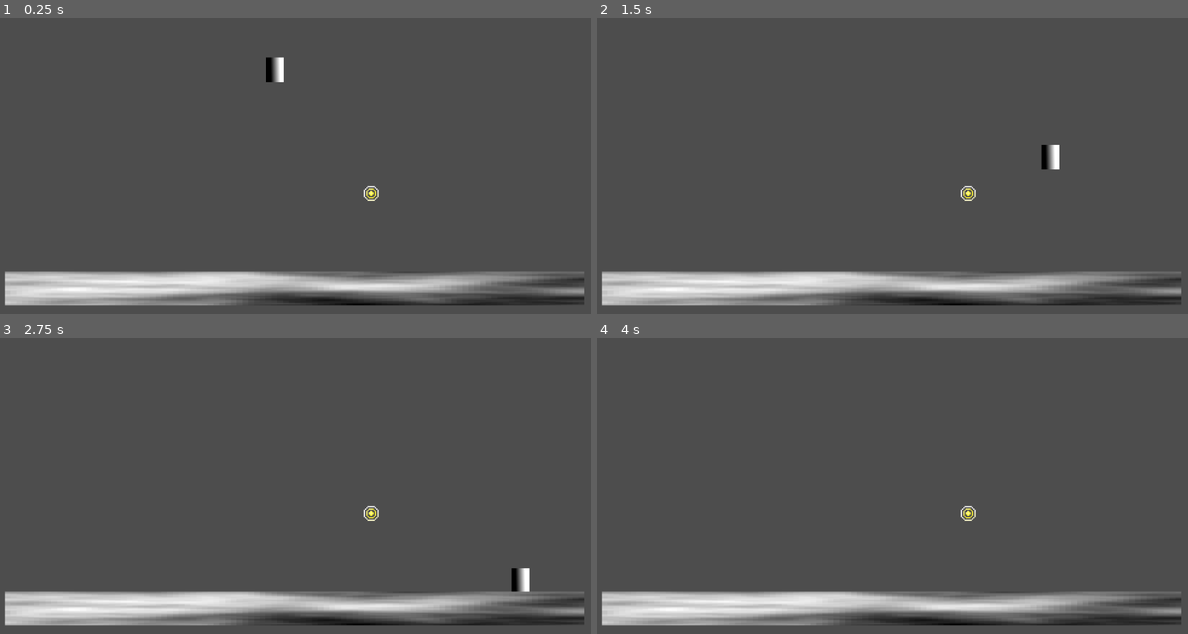
Above: before the commit, frames 1-4 (two rows, left to right).
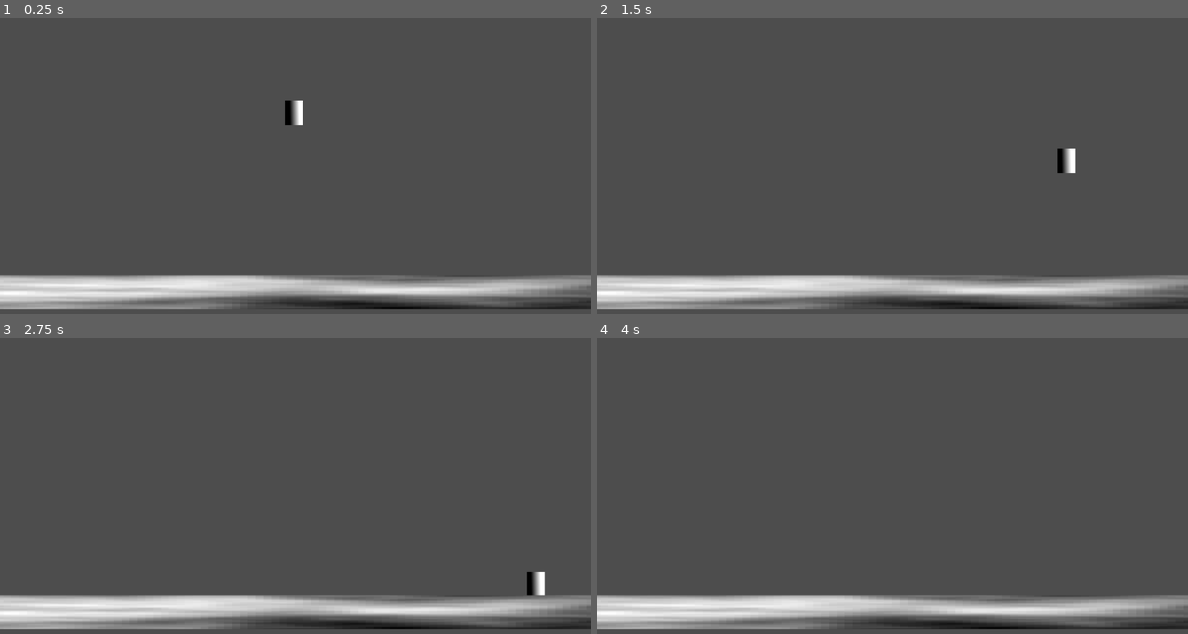
Above: after the commit, the same moments.

Repository: ManechLepage/PlatformerJam
Game: Godot game, scene res://Scenes/main.tscn
Two runs of this game, one before a commit and one after it. Both use one fixed random seed, a clock stepped at 60 frames per second and the inputs below.
Inputs (mouse positions are in pixels of both pictures, inside the frame that each line leads up to):
- Up to frame 1 (0.25 s): no input
- Up to frame 2 (1.5 s): move the mouse to (1022, 130) at 0.52 s; hold Right (Right) from 0.53 s (still down); tap Z (Meditate, bound only after the commit) at 0.6 s; tap W (Jump) at 0.77 s; move the mouse to (774, 166) at 1.27 s; click (774, 166) at 1.35 s
- Up to frame 3 (2.75 s): tap W (Jump) at 1.52 s; move the mouse to (354, 394) at 2.02 s; release Right (Right) at 2.03 s; hold Left (Left) from 2.03 s (still down); tap Z (Meditate, bound only after the commit) at 2.1 s
- Up to frame 4 (4 s): move the mouse to (862, 533) at 2.77 s; release Left (Left) at 2.78 s; hold Right (Right) from 2.78 s (still down); click (862, 533) at 2.85 s; tap W (Jump) at 3.02, 3.77 s; move the mouse to (1069, 518) at 3.52 s; tap Z (Meditate, bound only after the commit) at 3.6 s

The runs differ from the first frame. In frame 1, 8.3% of the frame differs, in the area x 0-100%, y 13-99%; in frame 2, 8.2%; in frame 3, 8.2%; in frame 4, 7.8%.

Commit message:
fas

Diff:
--- a/platformer-jam/Scenes/Player/player.tscn
+++ b/platformer-jam/Scenes/Player/player.tscn
@@ -22,6 +22,7 @@
 size = Vector2(30, 40)
 
 [node name="Player" type="CharacterBody2D" unique_id=1898798850]
+collision_layer = 3
 script = ExtResource("1_a3d8c")
 
 [node name="Sprite2D" type="Sprite2D" parent="." unique_id=1332544209]
@@ -47,7 +48,6 @@
 run = NodePath("../Running")
 fall = NodePath("../Fall")
 meditate_idle = NodePath("../MeditateIdle")
-friction = null
 
 [node name="Fall" type="Node" parent="StateMachine" unique_id=2110054641 node_paths=PackedStringArray("run", "idle")]
 script = ExtResource("5_0u5uq")
--- /dev/null
+++ b/platformer-jam/Scenes/Rooms/Tower1/room1.tscn
@@ -0,0 +1,11 @@
+[gd_scene format=3 uid="uid://cjh22wy576j4w"]
+
+[ext_resource type="PackedScene" uid="uid://dmosabcgkit6v" path="res://Scenes/Rooms/room.tscn" id="1_nwy7d"]
+
+[node name="Room" unique_id=197990627 instance=ExtResource("1_nwy7d")]
+
+[node name="RoomTrigger" parent="Offset/RoomTriggers" parent_id_path=PackedInt32Array(281844601) index="0" unique_id=174834819]
+position = Vector2(530, 167)
+room_name = "1"
+
+[editable path="Offset/RoomTriggers/RoomTrigger"]
--- /dev/null
+++ b/platformer-jam/Scenes/Rooms/Tower1/room2.tscn
@@ -0,0 +1,37 @@
+[gd_scene format=3 uid="uid://qhvhw4i0ygvc"]
+
+[ext_resource type="PackedScene" uid="uid://dmosabcgkit6v" path="res://Scenes/Rooms/room.tscn" id="1_n4yhi"]
+
+[sub_resource type="FastNoiseLite" id="FastNoiseLite_57qmd"]
+
+[sub_resource type="NoiseTexture2D" id="NoiseTexture2D_7fk0y"]
+width = 100
+height = 100
+noise = SubResource("FastNoiseLite_57qmd")
+
+[sub_resource type="RectangleShape2D" id="RectangleShape2D_x7265"]
+size = Vector2(940, 53)
+
+[node name="Room" unique_id=197990627 instance=ExtResource("1_n4yhi")]
+
+[node name="Offset" parent="." index="0" unique_id=652906693]
+position = Vector2(961, 0)
+
+[node name="RoomTrigger" parent="Offset/RoomTriggers" parent_id_path=PackedInt32Array(281844601) index="0" unique_id=174834819]
+position = Vector2(-542, 167)
+room_name = "0"
+
+[node name="StaticBody2D2" type="StaticBody2D" parent="Offset/Obstables" parent_id_path=PackedInt32Array(457880380) index="1" unique_id=1864443540]
+position = Vector2(-33.000004, -290.99997)
+scale = Vector2(1.3599995, 1)
+
+[node name="Sprite" type="Sprite2D" parent="Offset/Obstables/StaticBody2D2" index="0" unique_id=1158180473]
+position = Vector2(42.5, 22.5)
+scale = Vector2(9.41, 0.55)
+texture = SubResource("NoiseTexture2D_7fk0y")
+
+[node name="CollisionShape2D" type="CollisionShape2D" parent="Offset/Obstables/StaticBody2D2" index="1" unique_id=1493925413]
+position = Vector2(41, 23.5)
+shape = SubResource("RectangleShape2D_x7265")
+
+[editable path="Offset/RoomTriggers/RoomTrigger"]
--- /dev/null
+++ b/platformer-jam/Scenes/Rooms/room.tscn
@@ -0,0 +1,52 @@
+[gd_scene format=3 uid="uid://dmosabcgkit6v"]
+
+[ext_resource type="Script" uid="uid://cdpq4m5itvhvc" path="res://Scripts/Room/room.gd" id="1_7fk0y"]
+[ext_resource type="Script" uid="uid://7j6kmuhpbc3h" path="res://Scripts/camera.gd" id="2_dyxu8"]
+[ext_resource type="PackedScene" uid="uid://d3064a5ui58k2" path="res://Scenes/Rooms/room_trigger.tscn" id="2_x7265"]
+
+[sub_resource type="RectangleShape2D" id="RectangleShape2D_dyxu8"]
+size = Vector2(22, 124)
+
+[sub_resource type="FastNoiseLite" id="FastNoiseLite_57qmd"]
+
+[sub_resource type="NoiseTexture2D" id="NoiseTexture2D_7fk0y"]
+width = 100
+height = 100
+noise = SubResource("FastNoiseLite_57qmd")
+
+[sub_resource type="RectangleShape2D" id="RectangleShape2D_x7265"]
+size = Vector2(940, 53)
+
+[node name="Room" type="Node2D" unique_id=197990627]
+script = ExtResource("1_7fk0y")
+
+[node name="Offset" type="Node2D" parent="." unique_id=652906693]
+
+[node name="Camera2D" type="Camera2D" parent="Offset" unique_id=946351804 groups=["Camera"]]
+script = ExtResource("2_dyxu8")
+
+[node name="RoomTriggers" type="Node2D" parent="Offset" unique_id=281844601]
+
+[node name="RoomTrigger" parent="Offset/RoomTriggers" unique_id=174834819 instance=ExtResource("2_x7265")]
+position = Vector2(481, 167)
+
+[node name="CollisionShape2D" parent="Offset/RoomTriggers/RoomTrigger" index="0" unique_id=449186360]
+position = Vector2(-1, -23)
+shape = SubResource("RectangleShape2D_dyxu8")
+
+[node name="Obstables" type="Node2D" parent="Offset" unique_id=457880380]
+
+[node name="StaticBody2D" type="StaticBody2D" parent="Offset/Obstables" unique_id=746778874]
+position = Vector2(-33, 212)
+scale = Vector2(1.3599995, 1)
+
+[node name="Sprite" type="Sprite2D" parent="Offset/Obstables/StaticBody2D" unique_id=1306923116]
+position = Vector2(42.5, 22.5)
+scale = Vector2(9.41, 0.55)
+texture = SubResource("NoiseTexture2D_7fk0y")
+
+[node name="CollisionShape2D" type="CollisionShape2D" parent="Offset/Obstables/StaticBody2D" unique_id=2135583097]
+position = Vector2(41, 23.5)
+shape = SubResource("RectangleShape2D_x7265")
+
+[editable path="Offset/RoomTriggers/RoomTrigger"]
--- /dev/null
+++ b/platformer-jam/Scenes/Rooms/room_trigger.tscn
@@ -0,0 +1,15 @@
+[gd_scene format=3 uid="uid://d3064a5ui58k2"]
+
+[ext_resource type="Script" uid="uid://8c8bigrlfu18" path="res://Scripts/Room/room_trigger.gd" id="1_jv4em"]
+
+[sub_resource type="RectangleShape2D" id="RectangleShape2D_g4v7s"]
+resource_local_to_scene = true
+
+[node name="RoomTrigger" type="Area2D" unique_id=174834819]
+script = ExtResource("1_jv4em")
+
+[node name="CollisionShape2D" type="CollisionShape2D" parent="." unique_id=449186360]
+shape = SubResource("RectangleShape2D_g4v7s")
+debug_color = Color(0.9935898, 0, 0.24218386, 0.41960785)
+
+[connection signal="body_entered" from="." to="." method="_on_body_entered"]
--- a/platformer-jam/Scenes/main.tscn
+++ b/platformer-jam/Scenes/main.tscn
@@ -1,34 +1,19 @@
 [gd_scene format=3 uid="uid://b1a3pis82gmoo"]
 
+[ext_resource type="Script" uid="uid://b8qim1g0nvgo2" path="res://Scripts/Room/room_manager.gd" id="1_8gbba"]
 [ext_resource type="PackedScene" uid="uid://jus0vffp4nem" path="res://Scenes/Player/player.tscn" id="1_jjgbg"]
-[ext_resource type="PackedScene" uid="uid://d08qp6wyfg55j" path="res://Scenes/yellow_ball.tscn" id="2_bo1nx"]
-
-[sub_resource type="FastNoiseLite" id="FastNoiseLite_57qmd"]
-
-[sub_resource type="NoiseTexture2D" id="NoiseTexture2D_yf5fn"]
-width = 100
-height = 100
-noise = SubResource("FastNoiseLite_57qmd")
-
-[sub_resource type="RectangleShape2D" id="RectangleShape2D_yf5fn"]
-size = Vector2(940, 53)
+[ext_resource type="PackedScene" uid="uid://cjh22wy576j4w" path="res://Scenes/Rooms/Tower1/room1.tscn" id="2_8gbba"]
+[ext_resource type="PackedScene" uid="uid://qhvhw4i0ygvc" path="res://Scenes/Rooms/Tower1/room2.tscn" id="3_jjvhh"]
 
 [node name="Main" type="Node2D" unique_id=295821621]
 
+[node name="RoomManager" type="Node" parent="." unique_id=1500035244]
+script = ExtResource("1_8gbba")
+initial_room = "0"
+rooms = Dictionary[String, PackedScene]({
+"0": ExtResource("2_8gbba"),
+"1": ExtResource("3_jjvhh")
+})
+
 [node name="Player" parent="." unique_id=838431178 instance=ExtResource("1_jjgbg")]
-position = Vector2(447, 84)
-
-[node name="StaticBody2D" type="StaticBody2D" parent="." unique_id=1461429750]
-position = Vector2(436, 476)
-
-[node name="Sprite" type="Sprite2D" parent="StaticBody2D" unique_id=1548612595]
-position = Vector2(42.5, 22.5)
-scale = Vector2(9.41, 0.55)
-texture = SubResource("NoiseTexture2D_yf5fn")
-
-[node name="CollisionShape2D" type="CollisionShape2D" parent="StaticBody2D" unique_id=1365587912]
-position = Vector2(41, 23.5)
-shape = SubResource("RectangleShape2D_yf5fn")
-
-[node name="Node2D" parent="." unique_id=1760792903 instance=ExtResource("2_bo1nx")]
-position = Vector2(603, 344)
+position = Vector2(-2, -116)
--- a/platformer-jam/Scripts/Globals/event_manager.gd
+++ b/platformer-jam/Scripts/Globals/event_manager.gd
@@ -2,6 +2,7 @@
 extends Node
 
 signal lucidity_changed(value)
+signal change_room(room: String)
 
 func set_lucidity(value):
 	Game.lucidity = value
--- a/platformer-jam/Scripts/Globals/game_manager.gd
+++ b/platformer-jam/Scripts/Globals/game_manager.gd
@@ -14,3 +14,12 @@
 	event_manager.change_lucidity(1)
 	await get_tree().create_timer(0.01).timeout
 	lucid_test()
+
+func camera_shake(strength: float):
+	get_tree().get_first_node_in_group("Camera").set_shake(strength)
+
+func clear_shake():
+	get_tree().get_first_node_in_group("Camera").clear_shake()
+
+func meditate_camera_shake():
+	camera_shake(2.0)
--- a/platformer-jam/Scripts/Player/StateMachine/meditate.gd
+++ b/platformer-jam/Scripts/Player/StateMachine/meditate.gd
@@ -8,8 +8,12 @@
 
 func enter():
 	super()
+	Game.meditate_camera_shake()
 	#parent.sprite.play("Idle")
-	parent.velocity.x = 0
+
+func exit():
+	super()
+	Game.clear_shake()
 
 func process_inputs(event):
 	if Input.is_action_just_released("Meditate"):
--- a/platformer-jam/Scripts/Player/StateMachine/meditate_running.gd
+++ b/platformer-jam/Scripts/Player/StateMachine/meditate_running.gd
@@ -10,7 +10,12 @@
 
 func enter():
 	super()
+	Game.meditate_camera_shake()
 	#parent.sprite.play("Meditation Run")
+
+func exit():
+	super()
+	Game.clear_shake()
 
 func process_inputs(event):
 	if Input.is_action_just_released("Meditate"):
--- a/platformer-jam/Scripts/Player/player.gd
+++ b/platformer-jam/Scripts/Player/player.gd
@@ -21,7 +21,6 @@
 
 func _process(delta):
 	state_machine.process_frame(delta)
-	print(has_jumped)
 
 func _unhandled_input(event):
 	state_machine.process_inputs(event)
--- /dev/null
+++ b/platformer-jam/Scripts/Room/room.gd
@@ -0,0 +1,5 @@
+class_name Room
+extends Node2D
+
+func _on_room_trigger_change_room(room: PackedScene) -> void:
+	Game.event_manager.change_room.emit(room)
--- /dev/null
+++ b/platformer-jam/Scripts/Room/room_manager.gd
@@ -0,0 +1,18 @@
+class_name RoomManager
+extends Node
+
+@export var initial_room: String
+var current_room: Room
+
+@export var rooms: Dictionary[String, PackedScene]
+
+func _ready() -> void:
+	change_room(initial_room)
+	Game.event_manager.change_room.connect(change_room)
+
+func change_room(room: String):
+	if current_room: current_room.queue_free()
+
+	var room_instance = rooms[room].instantiate()
+	current_room = room_instance
+	get_parent().add_child.call_deferred(room_instance)
--- /dev/null
+++ b/platformer-jam/Scripts/Room/room_trigger.gd
@@ -0,0 +1,10 @@
+class_name RoomTrigger
+extends Area2D
+
+@export var room_name: String
+
+
+
+func _on_body_entered(body: Node2D) -> void:
+	if body is Player:
+		Game.event_manager.change_room.emit(room_name)
--- /dev/null
+++ b/platformer-jam/Scripts/camera.gd
@@ -0,0 +1,20 @@
+class_name CameraManager
+extends Camera2D
+
+var shake_fade: float = 10.0
+var rng = RandomNumberGenerator.new()
+var shake_strength: float = 0.0
+var shake: float = 0.0
+
+func set_shake(shake_value: float) -> void:
+	shake = shake_value
+
+func clear_shake() -> void:
+	shake = 0.0
+
+func _process(delta: float) -> void:
+	shake_strength = lerpf(shake_strength, shake, shake_fade * delta)
+	offset = random_offset()
+
+func random_offset() -> Vector2:
+	return Vector2(rng.randf_range(-shake_strength, shake_strength), rng.randf_range(-shake_strength, shake_strength))
--- a/platformer-jam/project.godot
+++ b/platformer-jam/project.godot
@@ -39,6 +39,10 @@
 "res://Scripts/": "blue"
 }
 
+[global_group]
+
+Camera=""
+
 [input]
 
 Jump={
@@ -62,7 +66,7 @@
 }
 Meditate={
 "deadzone": 0.2,
-"events": [Object(InputEventMouseButton,"resource_local_to_scene":false,"resource_name":"","device":-1,"window_id":0,"alt_pressed":false,"shift_pressed":false,"ctrl_pressed":false,"meta_pressed":false,"button_mask":1,"position":Vector2(159, 22),"global_position":Vector2(171, 75),"factor":1.0,"button_index":1,"canceled":false,"pressed":true,"double_click":true,"script":null)
+"events": [Object(InputEventKey,"resource_local_to_scene":false,"resource_name":"","device":-1,"window_id":0,"alt_pressed":false,"shift_pressed":false,"ctrl_pressed":false,"meta_pressed":false,"pressed":false,"keycode":0,"physical_keycode":90,"key_label":0,"unicode":122,"location":0,"echo":false,"script":null)
 ]
 }
 
Not shown, added: platformer-jam/Scripts/Room/room.gd.uid
Not shown, added: platformer-jam/Scripts/Room/room_manager.gd.uid
Not shown, added: platformer-jam/Scripts/Room/room_trigger.gd.uid
Not shown, added: platformer-jam/Scripts/camera.gd.uid
